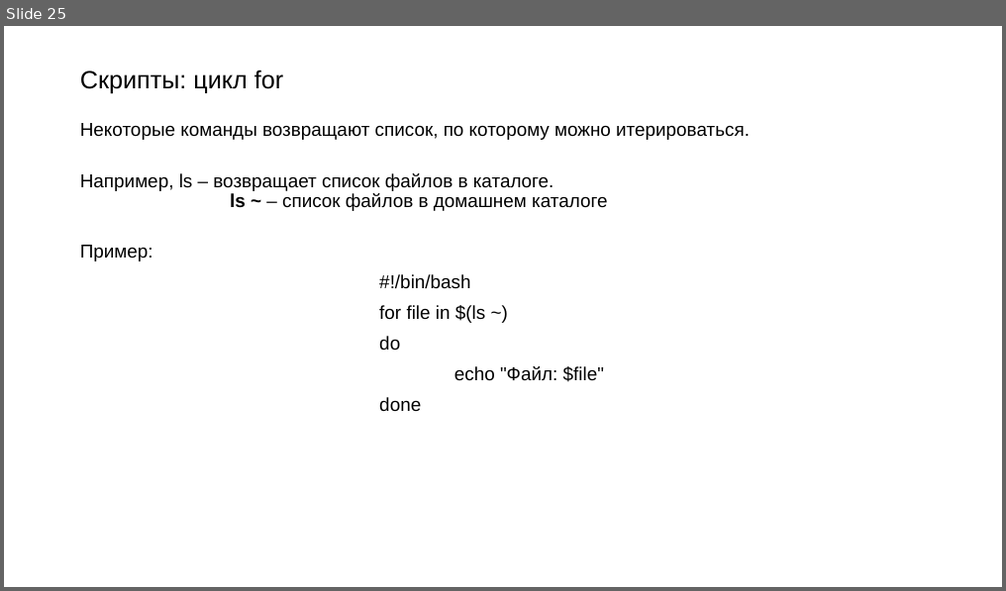
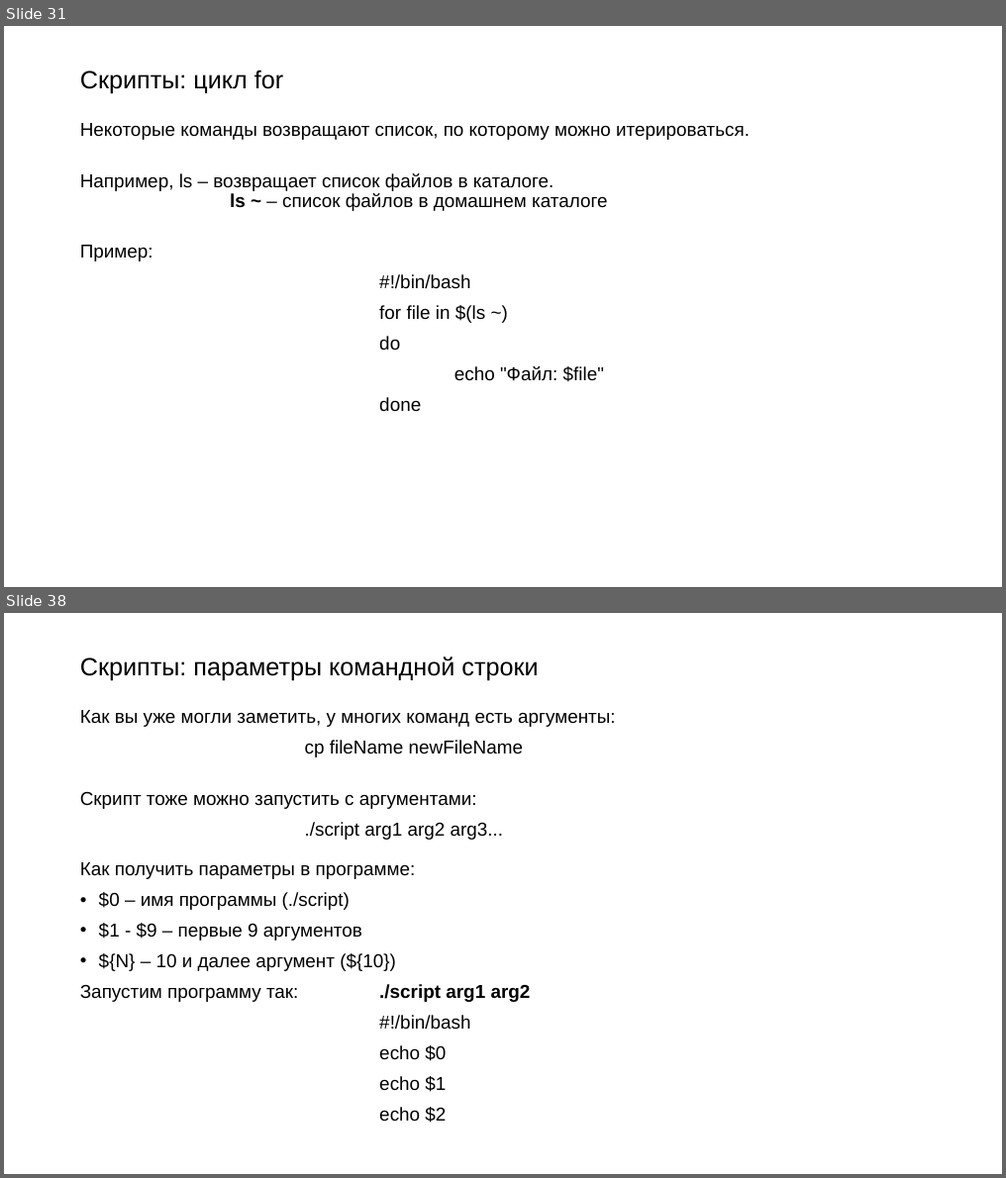
Before and after one commit to Rudeigin/OI, a slide deck: 2 лекция/ОИ bash.pptx. Shown one above the other, each under a label of ours: slide 25 before the commit, slides 31 and 38 after it; the slides between them are not shown. The pictures are 1006x591 and 1006x1178 pixels, drawn with LibreOffice and Linux fonts; fonts in the diff are those of the drawing. Boxes give left, top, right and bottom in pixels: in the first picture for what was removed or moved away, otherwise in the second. Text is boxed around its words. In the diff, an @@ line names an element or a change of style, - is before the commit and + after.

Commit message:
upd bash

```diff
--- a/2 лекция/ОИ bash.pptx
+++ b/2 лекция/ОИ bash.pptx
@@ slide 38 added at box(4, 613, 1002, 1174), background #FFFFFF @@
@@ title added at box(80, 657, 538, 681), 24 pt, text #000000 @@
+Скрипты: параметры командной строки
@@ text added at box(80, 710, 616, 1123), 18 pt, text #000000 @@
+Как вы уже могли заметить, у многих команд есть аргументы:
+cp fileName newFileName
+Скрипт тоже можно запустить с аргументами:
+./script arg1 arg2 arg3...
+Как получить параметры в программе:
+• $0 – имя программы (./script)
+• $1 - $9 – первые 9 аргументов
+• ${N} – 10 и далее аргумент (${10})
+Запустим программу так: ./script arg1 arg2
+#!/bin/bash
+echo $0
+echo $1
+echo $2
@@ what was slide 25 is now slide 31 @@
```
Also in this commit, not shown: 3 slides changed, 15 other slides added, 1 other file.
